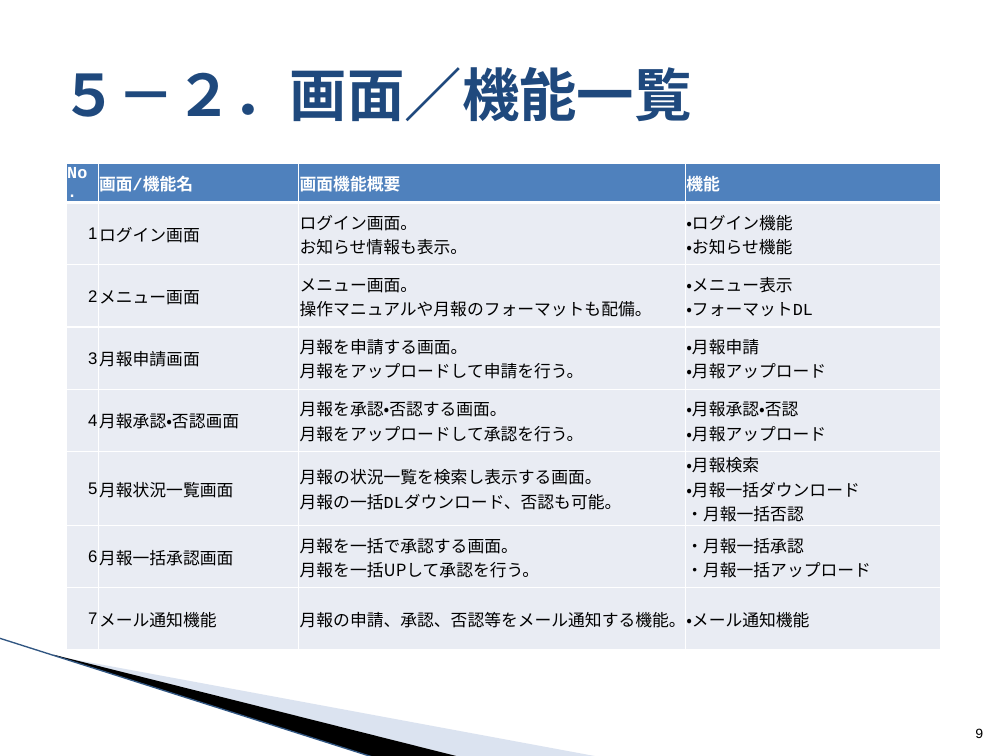
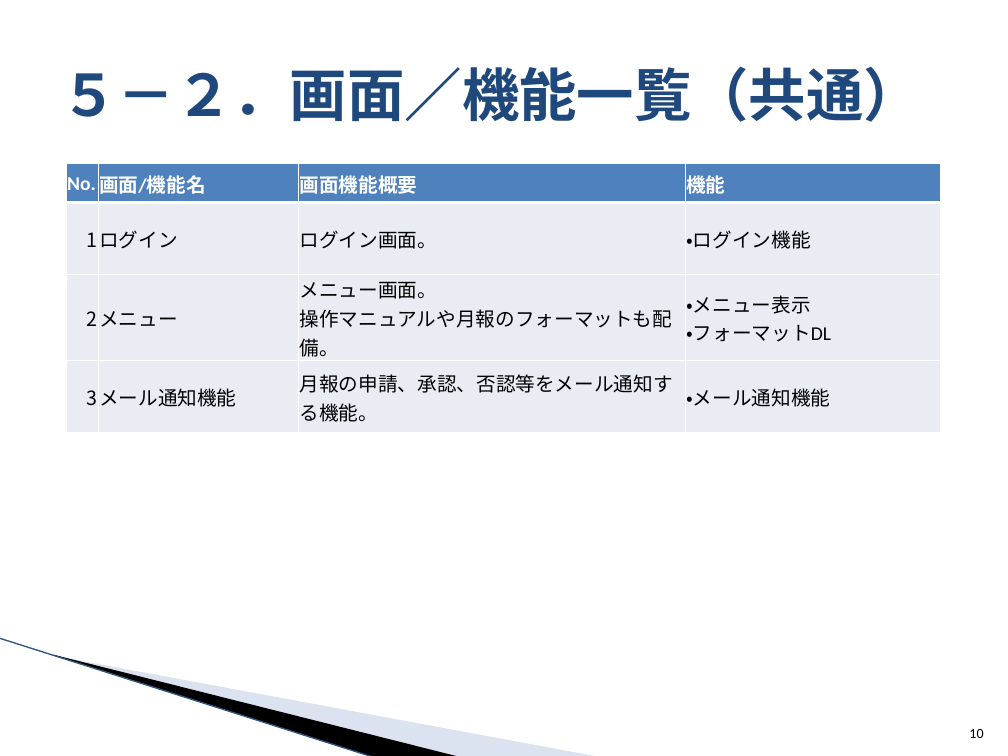
Before and after one commit to around7days/AppFreeMemo, a slide deck: slide 10 of 月報管理システム 提案資料.pptx (slide 9 before the commit). Drawn at 1008x756 pixels with LibreOffice and Linux fonts; fonts in the diff are those of the drawing; background and template pictures are left out. Boxes give left, top, right and bottom in pixels: in the first picture for what was removed or moved away, otherwise in the second. Text is boxed around its words. In the diff, an @@ line names an element or a change of style, - is before the commit and + after.

```diff
--- a/月報管理システム 提案資料.pptx
+++ b/月報管理システム 提案資料.pptx
@@ title at box(60, 66, 921, 122): text changed; font Courier New to Cambria @@
-５－２．画面／機能一覧
+５－２．画面／機能一覧（共通）
@@ table at box(67, 163, 941, 426) @@
-row 2: 1 | ログイン画面 | ログイン画面。 お知らせ情報も表示。 | ・ログイン機能 ・お知らせ機能
-row 3: 2 | メニュー画面 | メニュー画面。 / 操作マニュアルや月報のフォーマットも配備。 | ・メニュー表示 ・フォーマットDL
-row 4: 3 | 月報申請画面 | 月報を申請する画面。 / 月報をアップロードして申請を行う。 | ・月報申請 / ・月報アップロード
-row 5: 4 | 月報承認・否認画面 | 月報を承認・否認する画面。 / 月報をアップロードして承認を行う。 | ・月報承認・否認 / ・月報アップロード
-row 6: 5 | 月報状況一覧画面 | 月報の状況一覧を検索し表示する画面。 月報の一括DLダウンロード、否認も可能。 | ・月報検索 ・月報一括ダウンロード / ・月報一括否認
-row 7: 6 | 月報一括承認画面 | 月報を一括で承認する画面。 / 月報を一括UPして承認を行う。 | ・月報一括承認 / ・月報一括アップロード
-row 8: 7 | メール通知機能 | 月報の申請、承認、否認等をメール通知する機能。 | ・メール通知機能
+row 2: 1 | ログイン | ログイン画面。 | ・ログイン機能
+row 3: 2 | メニュー | メニュー画面。 / 操作マニュアルや月報のフォーマットも配備。 | ・メニュー表示 ・フォーマットDL
+row 4: 3 | メール通知機能 | 月報の申請、承認、否認等をメール通知する機能。 | ・メール通知機能
@@ page number at box(969, 729, 983, 738): text changed; font Courier New to Calibri @@
-9
+10
```
Also in this commit, not shown: 9 other slides changed, 3 slides added, 2 slides removed.
